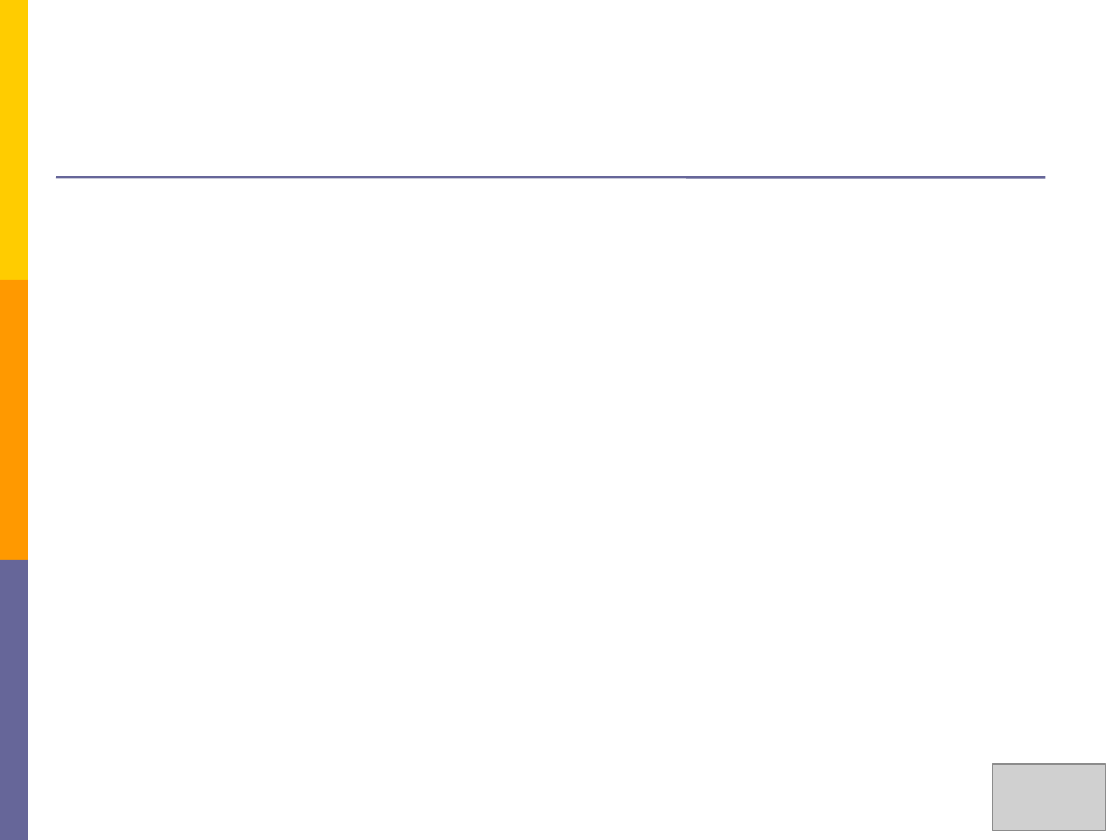
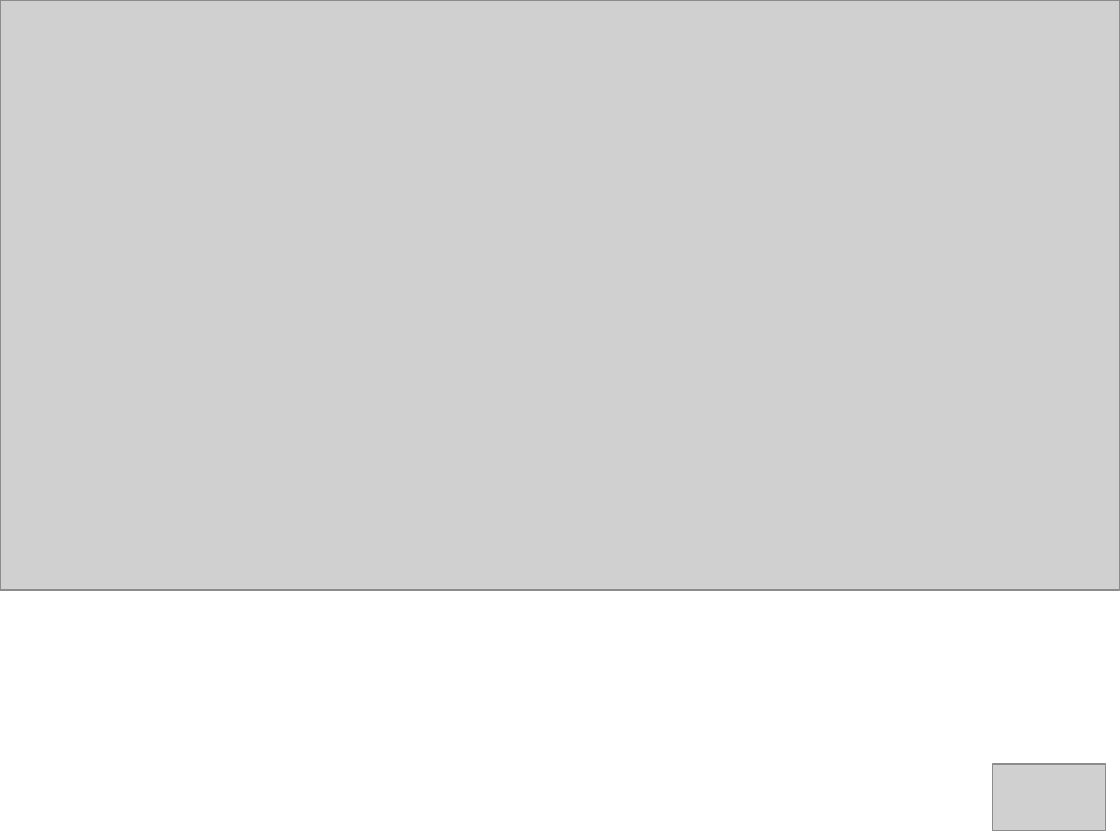
Before and after one commit to n-a-sistemas/ProjetoOng, a slide deck: slide 14 of CANTINHO FRATERNO.pptx (slide 8 before the commit). Drawn at 1120x840 pixels with LibreOffice and Linux fonts; fonts in the diff are those of the drawing; grey boxes stand for pictures. Boxes give left, top, right and bottom in pixels: in the first picture for what was removed or moved away, otherwise in the second. Text is boxed around its words. In the diff, an @@ line names an element or a change of style, - is before the commit and + after.

```diff
--- a/CANTINHO FRATERNO.pptx
+++ b/CANTINHO FRATERNO.pptx
@@ rectangle added at (x1=0, y1=0, x2=31, y2=840), fill #FFFFFF, outline #FFFFFF 0.75 pt @@
@@ picture added at (x1=0, y1=0, x2=1120, y2=590) @@
@@ line removed from (56, 177) to (1045, 177) @@
```
Also in this commit, not shown: 3 other slides changed, 13 slides added, 2 slides removed.
